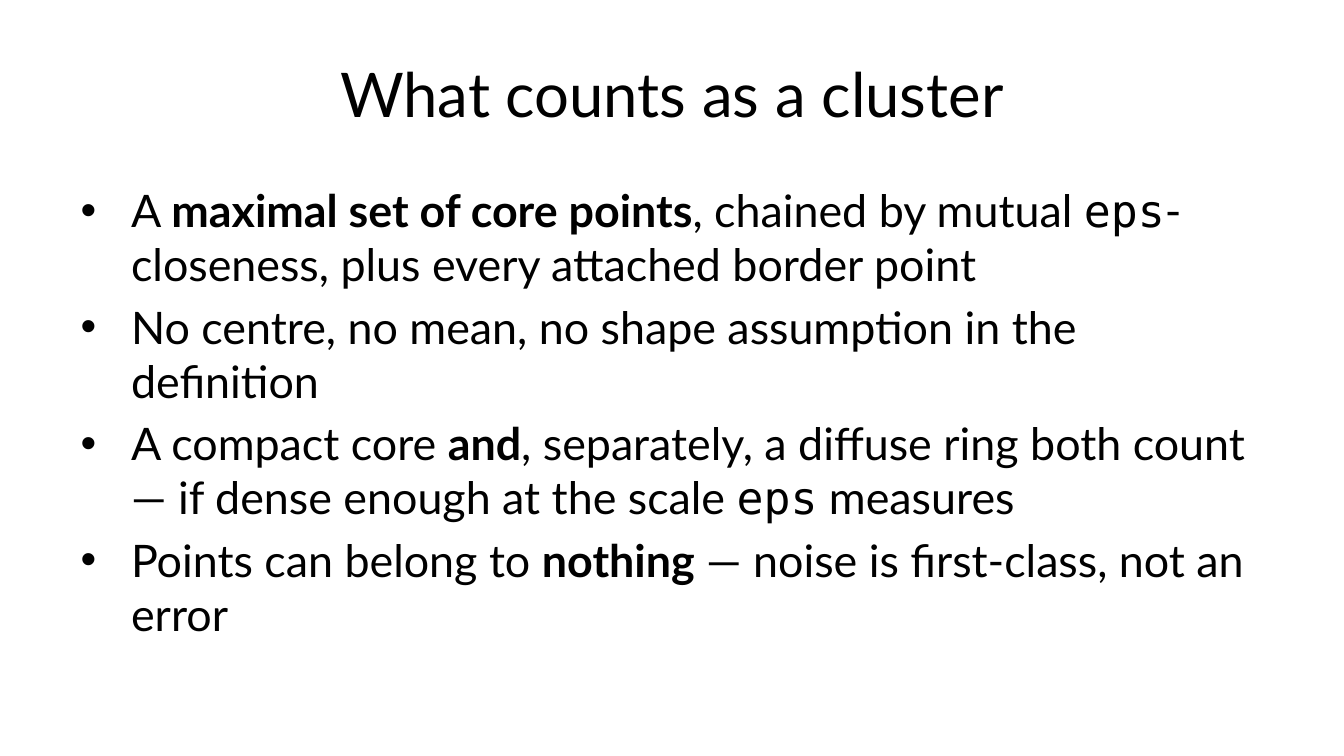
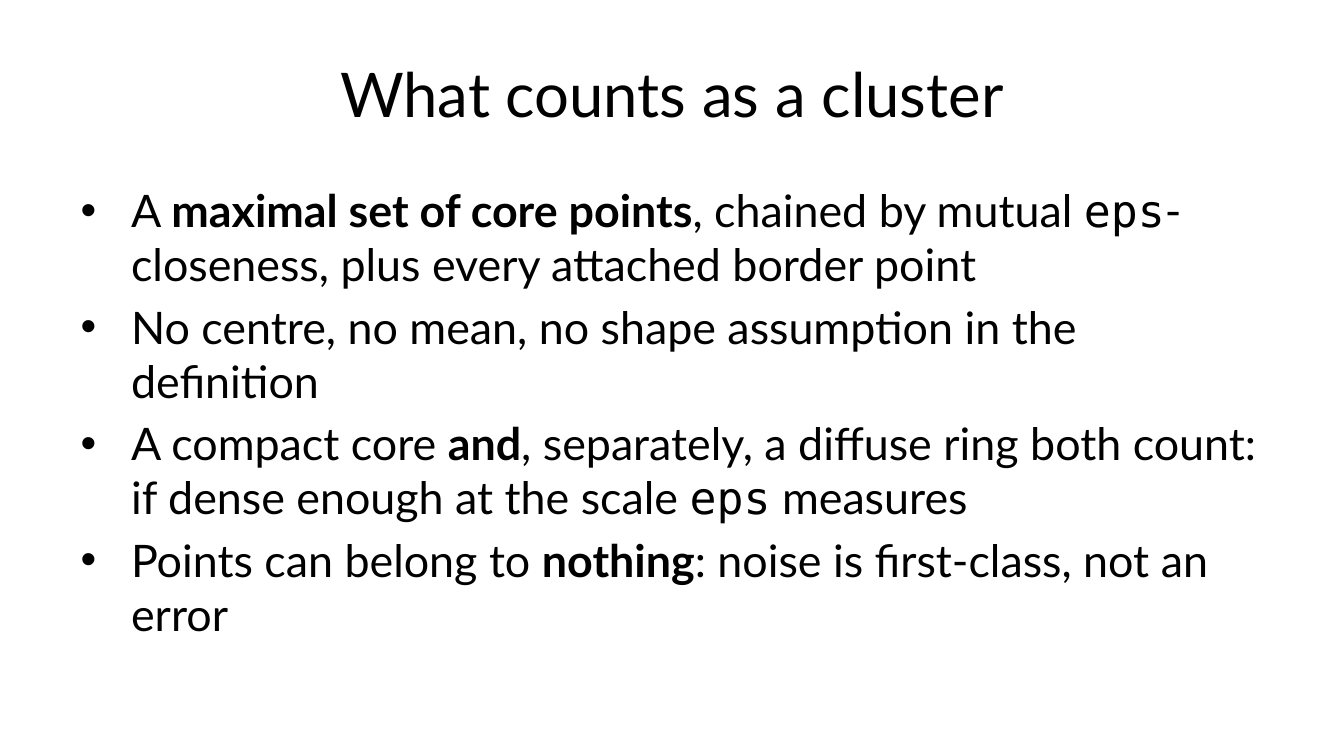
Before and after one commit to fabioantonini/technologies-for-artificial-intelligence, a slide deck: slide 34 of Lessons/08_unsupervised_learning/Slides/unsupervised_learning_slides.pptx. Drawn at 1344x756 pixels with LibreOffice and Linux fonts; fonts in the diff are those of the drawing; background and template pictures are left out. Boxes give left, top, right and bottom in pixels: in the first picture for what was removed or moved away, otherwise in the second. Text is boxed around its words. In the diff, an @@ line names an element or a change of style, - is before the commit and + after.

```diff
--- a/Lessons/08_unsupervised_learning/Slides/unsupervised_learning_slides.pptx
+++ b/Lessons/08_unsupervised_learning/Slides/unsupervised_learning_slides.pptx
@@ text at [131, 426, 1256, 632]: text changed @@
-• A compact core and, separately, a diffuse ring both count — if dense enough at the scale eps measures
-• Points can belong to nothing — noise is first-class, not an error
+• A compact core and, separately, a diffuse ring both count: if dense enough at the scale eps measures
+• Points can belong to nothing: noise is first-class, not an error
```
Also in this commit, not shown: 33 other slides changed, 27 other files.
